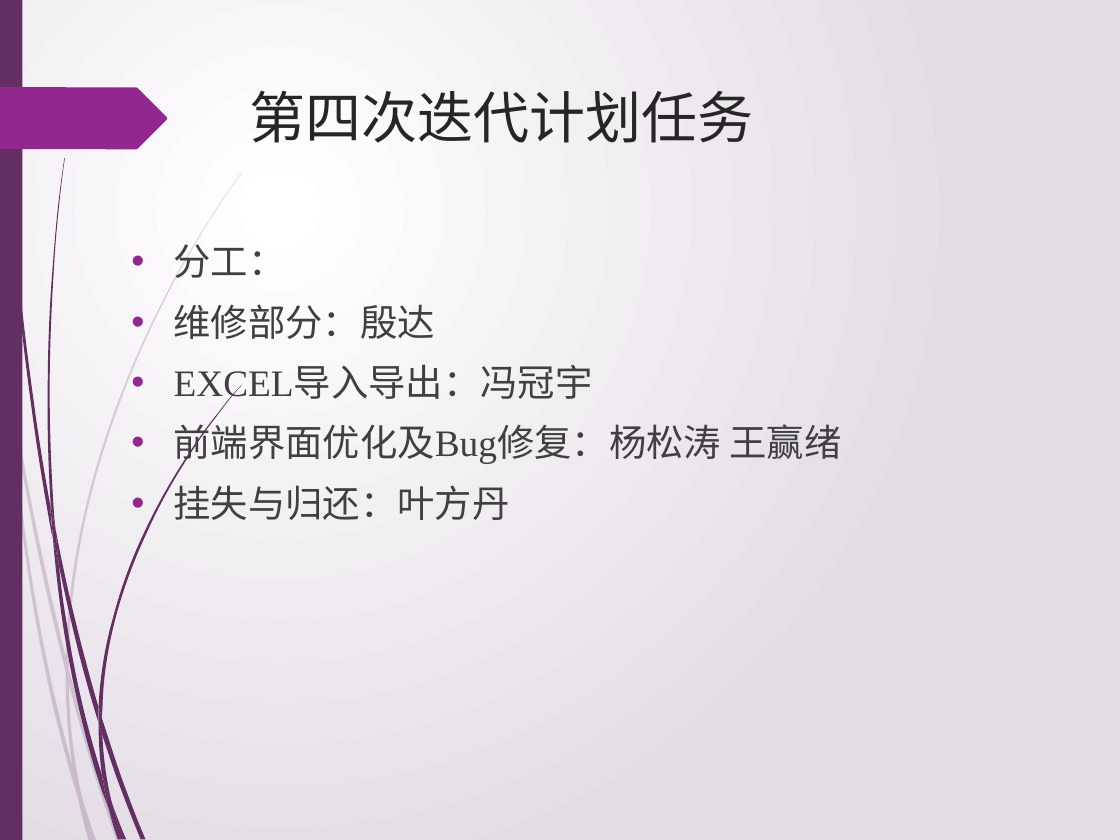
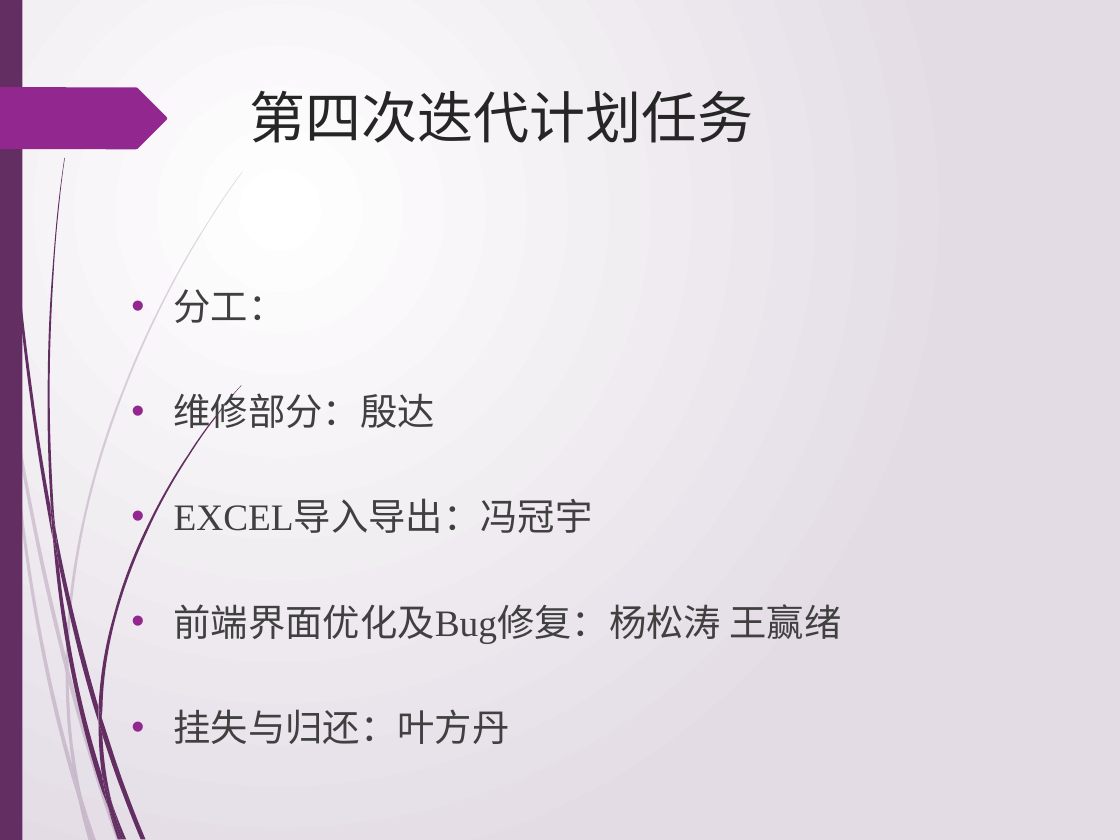
Before and after one commit to jiguanglizipao/LSMS, a slide deck: slide 2 of ppt_of_sprint/sprint4.pptx. Drawn at 1120x840 pixels with LibreOffice and Linux fonts; fonts in the diff are those of the drawing. Boxes give left, top, right and bottom in pixels: in the first picture for what was removed or moved away, otherwise in the second. Text is boxed around its words. In the diff, an @@ line names an element or a change of style, - is before the commit and + after.

```diff
--- a/ppt_of_sprint/sprint4.pptx
+++ b/ppt_of_sprint/sprint4.pptx
@@ text "分工：" at (174,289,841,744): line spacing 1 to 2 @@
```
Also in this commit, not shown: 2 other slides changed.
